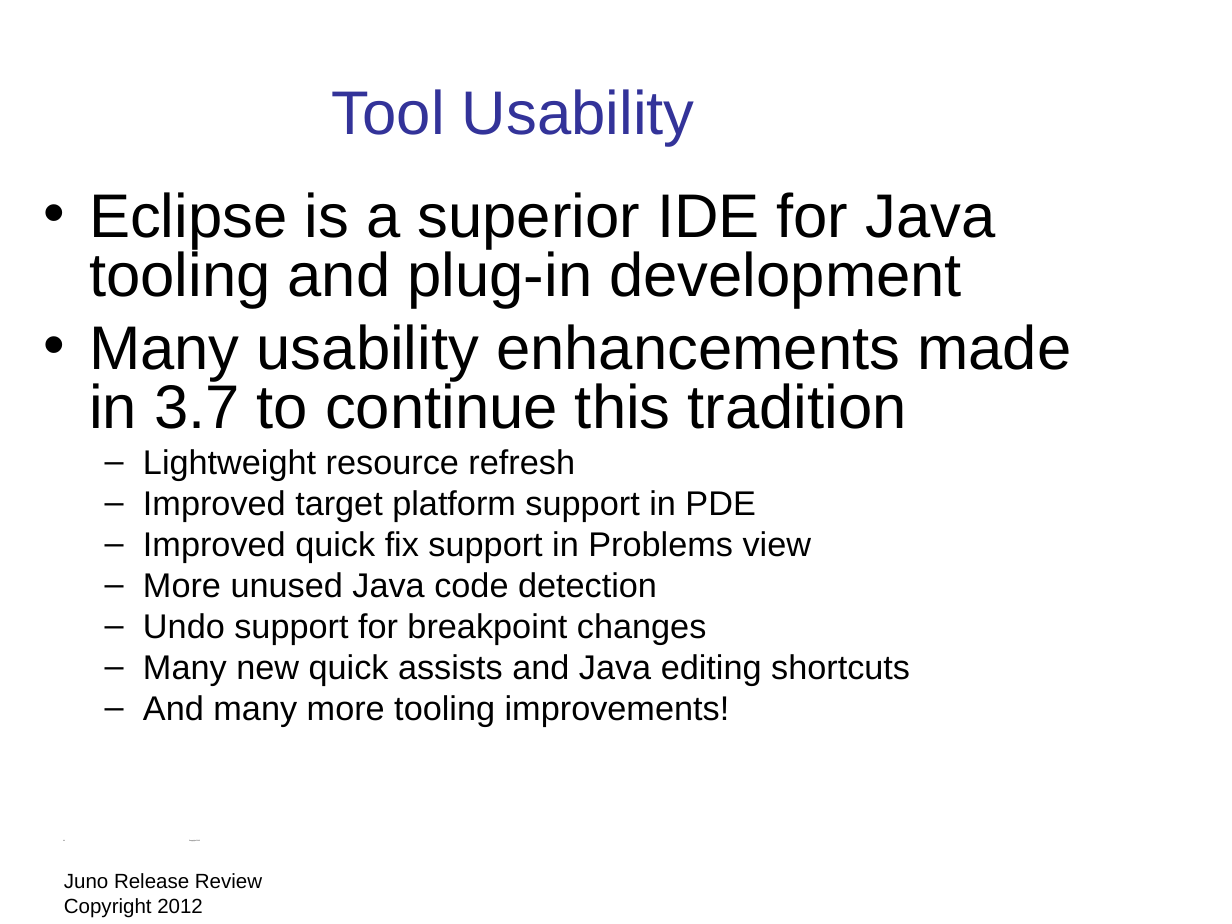
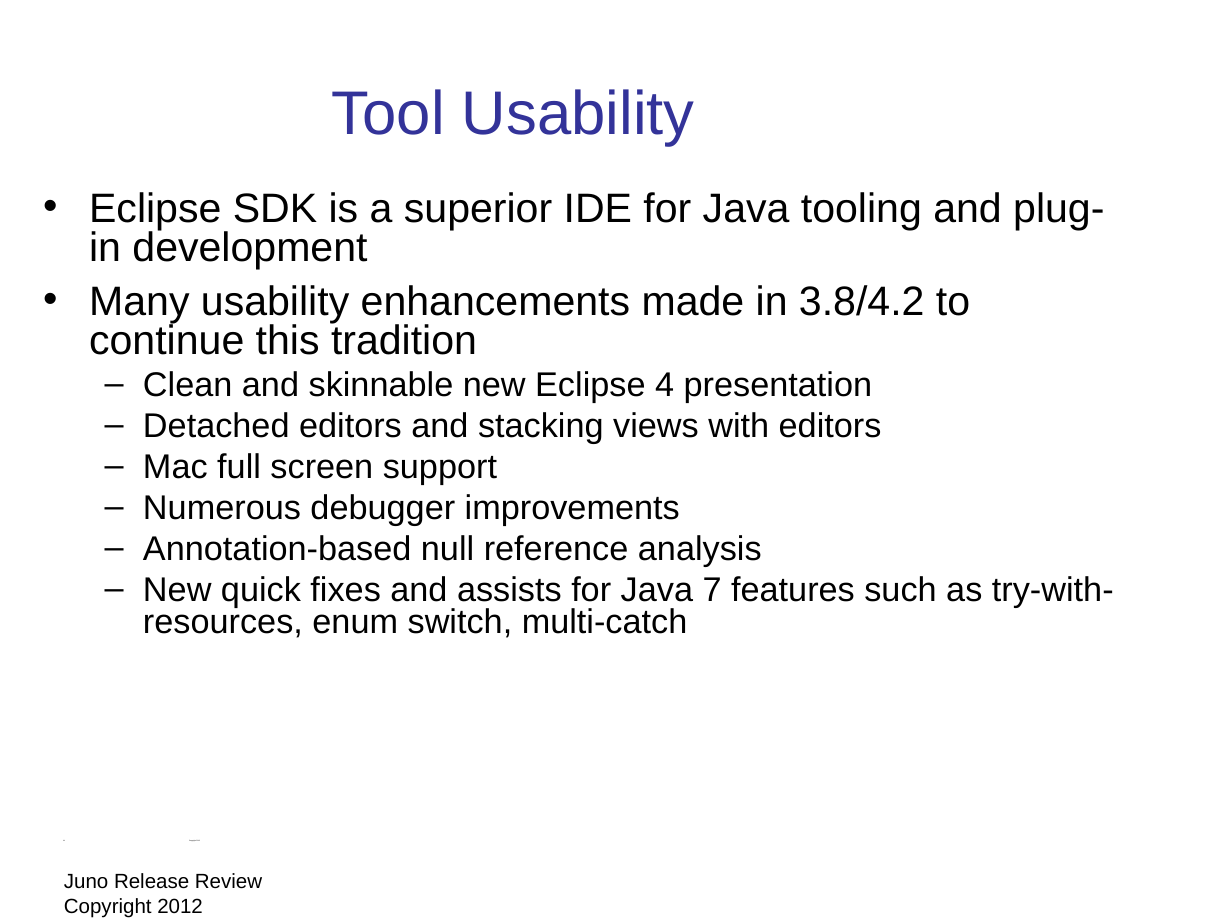
Before and after one commit to eclipse-platform/www.eclipse.org-eclipse-news, a slide deck: slide 14 of presentation/Juno-release-review/eclipse-juno-release-review.odp. Drawn at 1232x924 pixels with LibreOffice and Linux fonts; fonts in the diff are those of the drawing; background and template pictures are left out. Boxes give left, top, right and bottom in pixels: in the first picture for what was removed or moved away, otherwise in the second. Text is boxed around its words. In the diff, an @@ line names an element or a change of style, - is before the commit and + after.

```diff
--- a/presentation/Juno-release-review/eclipse-juno-release-review.odp
+++ b/presentation/Juno-release-review/eclipse-juno-release-review.odp
@@ text at [89,192,1114,638]: text changed @@
-• Eclipse is a superior IDE for Java tooling and plug-in development
-• Many usability enhancements made in 3.7 to continue this tradition
-  – Lightweight resource refresh
-  – Improved target platform support in PDE
-  – Improved quick fix support in Problems view
-  – More unused Java code detection
-  – Undo support for breakpoint changes
-  – Many new quick assists and Java editing shortcuts
-  – And many more tooling improvements!
+• Eclipse SDK is a superior IDE for Java tooling and plug-in development
+• Many usability enhancements made in 3.8/4.2 to continue this tradition
+  – Clean and skinnable new Eclipse 4 presentation
+  – Detached editors and stacking views with editors
+  – Mac full screen support
+  – Numerous debugger improvements
+  – Annotation-based null reference analysis
+  – New quick fixes and assists for Java 7 features such as try-with-resources, enum switch, multi-catch
```
Also in this commit, not shown: 20 other slides changed, 1 other file.
